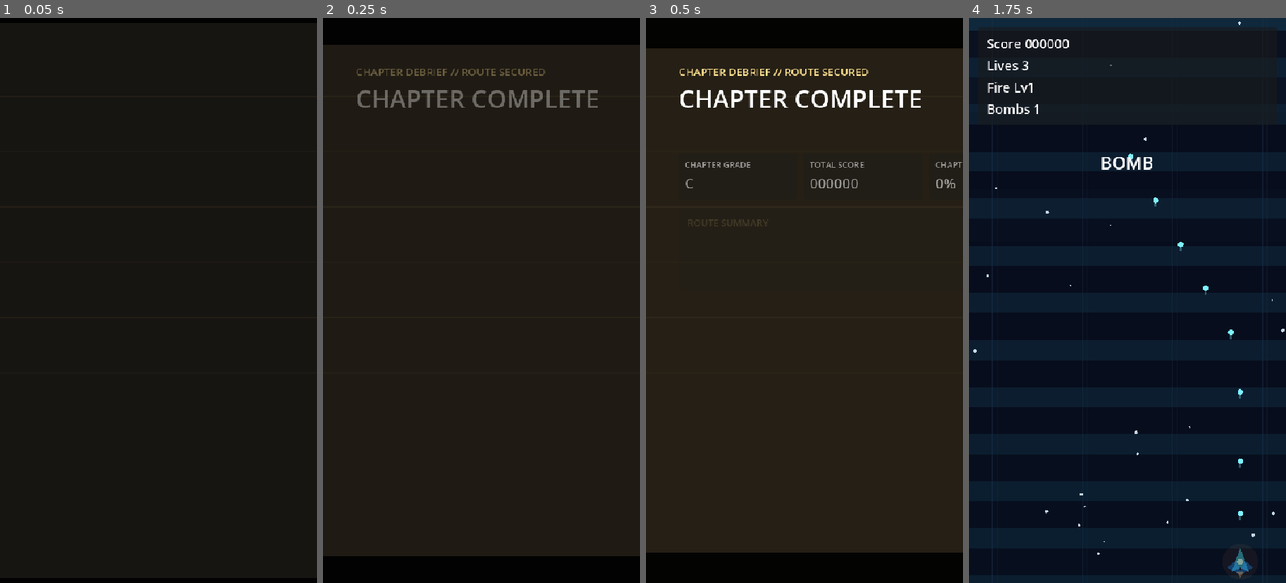
Above: before the commit, frames 1-4 (left to right).
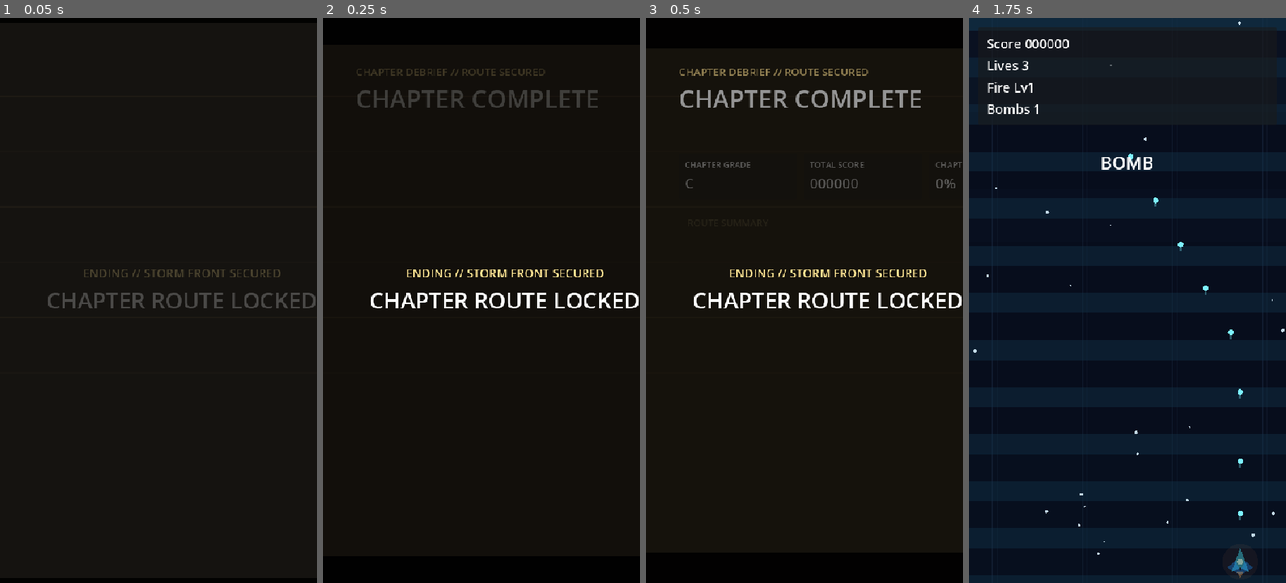
Above: after the commit, the same moments.

Repository: Drew-Z/raiden-prototype
Game: Godot game, scene res://scenes/ui/ChapterOutro.tscn
Same seed, same stepped clock (60 frames per second), same inputs: the game is played once before the commit and once after it. This scene is started directly instead of the project's main scene.
Inputs (mouse positions are in pixels of both pictures, inside the frame that each line leads up to):
- Up to frame 1 (0.05 s): no input
- Up to frame 2 (0.25 s): no input
- Up to frame 3 (0.5 s): no input
- Up to frame 4 (1.75 s): tap Enter (ui_accept) at 0.5, 0.77, 1.52 s; move the mouse to (1197, 272) at 0.52 s; hold Right (move_right) 0.53-1.28 s; tap Space (bomb) at 0.6 s; click (1197, 272) at 0.67 s; move the mouse to (1064, 328) at 1.27 s; hold Down (move_down) from 1.28 s (still down); tap Shift at 1.35 s

The runs differ from the first frame. In frame 1, 1.2% of the frame differs, in the area x 15-100%, y 44-52%; in frame 2, 2.6%; in frame 3, 3.2%, in the area x 10-100%, y 9-52%; in frame 4, nothing differs.

Commit message:
feat: deepen storm route sync

Diff:
--- a/scripts/game/game_stage2.gd
+++ b/scripts/game/game_stage2.gd
@@ -794,6 +794,7 @@
 	_play_sfx("boss_phase")
 	_show_flash(Color(0.76, 0.9, 1.0), 0.1, 0.08)
 	hud.pulse_screen(Color(0.82, 0.94, 1.0, 0.08), 0.06)
+	_queue_support_wave(event)
 
 
 func _spawn_storm_strikes(lanes: Array, telegraph_time: float, active_time: float) -> void:
@@ -814,6 +815,20 @@
 				hud.pulse_screen(Color(0.82, 0.94, 1.0, 0.04), 0.04)
 		)
 		hazard_layer.call_deferred("add_child", sweep)
+
+
+func _queue_support_wave(event: Dictionary) -> void:
+	if not event.has("support_wave"):
+		return
+	var support_wave: Dictionary = event.get("support_wave", {})
+	if support_wave.is_empty():
+		return
+	var delay := float(event.get("support_delay", 0.0))
+	get_tree().create_timer(delay).timeout.connect(func() -> void:
+		if run_finished:
+			return
+		_spawn_wave(support_wave)
+	)
 
 
 func _on_pickup_collected(kind: String) -> void:
--- a/scripts/game/stage_data_v3.gd
+++ b/scripts/game/stage_data_v3.gd
@@ -245,14 +245,58 @@
 		{"time": 12.5, "type": "banner", "text": "SUPPRESSION FAN", "duration": 0.85, "detail": "Suppressor units spread a wide fan across the board. Pre-position before the cone closes.", "card_duration": 1.45, "card_color": Color(1.0, 0.78, 0.42)},
 		{"time": 13.8, "type": "pickup", "pickup_type": "power", "position": Vector2(playfield_size.x * 0.5, -26.0)},
 		{"time": 13.8, "type": "banner", "text": "WEAPON SUPPLY", "duration": 0.9, "detail": "Lock this power route before the mid-board pressure spikes.", "card_duration": 1.4, "card_color": Color(0.62, 0.94, 1.0)},
-		{"time": 16.1, "type": "storm_cross", "lanes": [108.0, 432.0], "rows": [438.0], "telegraph": 1.0, "active": 0.34, "banner": "STORM CROSS", "title": "STORM CROSS", "detail": "Vertical strikes and a lateral sweep are collapsing together. Commit to the center gap before the cross locks in.", "card_duration": 1.45},
+		{
+			"time": 16.1,
+			"type": "storm_cross",
+			"lanes": [108.0, 432.0],
+			"rows": [438.0],
+			"telegraph": 1.0,
+			"active": 0.34,
+			"banner": "STORM CROSS",
+			"title": "STORM CROSS",
+			"detail": "Vertical strikes and a lateral sweep are collapsing together. Commit to the center gap before the cross locks in.",
+			"card_duration": 1.45,
+			"support_delay": 0.24,
+			"support_wave": {
+				"formation": "suppressor_line",
+				"count": 2,
+				"start_x": 144.0,
+				"gap": 252.0,
+				"velocity": Vector2(0, 144),
+				"health": 34,
+				"fire_interval": 1.02,
+				"drop_chance": 0.0
+			}
+		},
 		{"time": 16.8, "type": "banner", "text": "SCREEN WALL", "duration": 0.9, "detail": "Second screener block inbound. Control space before the escorts stack on top.", "card_duration": 1.45, "card_color": Color(0.78, 0.92, 1.0)},
 		{"time": 20.8, "type": "banner", "text": "FINAL PRESSURE", "duration": 1.1, "detail": "Dashers and pincer fire will overlap here. Bomb routing is safer than late recovery.", "card_duration": 1.6, "card_color": Color(1.0, 0.78, 0.44)},
 		{"time": 22.8, "type": "banner", "text": "SNIPER CROSS", "duration": 0.85, "detail": "Late snipers are layering on top of the pincer lane. Clear one side before re-centering.", "card_duration": 1.45, "card_color": Color(1.0, 0.84, 0.52)},
 		{"time": 23.6, "type": "pickup", "pickup_type": "bomb", "position": Vector2(playfield_size.x * 0.5, -30.0)},
 		{"time": 23.6, "type": "banner", "text": "BOMB REFIT", "duration": 1.0, "detail": "Final bomb stock before boss entry. Cash it into a phase skip if the lane collapses.", "card_duration": 1.55, "card_color": Color(1.0, 0.72, 0.38)},
 		{"time": 25.6, "type": "banner", "text": "SUPPRESSION FAN", "duration": 0.85, "detail": "Late suppressors are pinning the board before the wall drop. Choose one side and break through.", "card_duration": 1.45, "card_color": Color(1.0, 0.78, 0.42)},
-		{"time": 27.0, "type": "storm_cross", "lanes": [124.0, 416.0], "rows": [332.0, 604.0], "telegraph": 0.96, "active": 0.34, "banner": "FINAL STORM", "title": "STORM CROSS", "detail": "Final crossfire before boss entry. Slide through one clean lane and save the rest of the board for the boss reset.", "card_duration": 1.5},
+		{
+			"time": 27.0,
+			"type": "storm_cross",
+			"lanes": [124.0, 416.0],
+			"rows": [332.0, 604.0],
+			"telegraph": 0.96,
+			"active": 0.34,
+			"banner": "FINAL STORM",
+			"title": "STORM CROSS",
+			"detail": "Final crossfire before boss entry. Slide through one clean lane and save the rest of the board for the boss reset.",
+			"card_duration": 1.5,
+			"support_delay": 0.18,
+			"support_wave": {
+				"formation": "sniper_line",
+				"count": 2,
+				"start_x": 150.0,
+				"gap": 240.0,
+				"velocity": Vector2(0, 150),
+				"health": 34,
+				"fire_interval": 0.96,
+				"drop_chance": 0.0
+			}
+		},
 		{"time": 28.0, "type": "banner", "text": "BOSS WARNING", "duration": 1.5}
 	]
 
--- a/scripts/ui/chapter_outro.gd
+++ b/scripts/ui/chapter_outro.gd
@@ -4,14 +4,16 @@
 var top_bar: ColorRect
 var bottom_bar: ColorRect
 var pulse_glow: ColorRect
+var ending_overlay: CanvasItem
 
 
 func _ready() -> void:
 	_build_ui()
 	_play_intro_motion()
 	_play_reveal_sequence()
+	_play_ending_overlay()
 	if RunState.is_autoplay():
-		get_tree().create_timer(0.7).timeout.connect(func() -> void:
+		get_tree().create_timer(0.9).timeout.connect(func() -> void:
 			get_tree().quit()
 		)
 
@@ -154,6 +156,9 @@
 		RunState.go_to_menu()
 	)
 	footer_row.add_child(menu_button)
+
+	ending_overlay = _build_ending_overlay()
+	add_child(ending_overlay)
 
 
 func _build_stat_card(title_text: String, value_text: String) -> Control:
@@ -254,6 +259,50 @@
 	return panel
 
 
+func _build_ending_overlay() -> CanvasItem:
+	var overlay := Control.new()
+	overlay.set_anchors_preset(Control.PRESET_FULL_RECT)
+
+	var backdrop := ColorRect.new()
+	backdrop.color = Color(0.0, 0.0, 0.0, 0.0)
+	backdrop.set_anchors_preset(Control.PRESET_FULL_RECT)
+	overlay.add_child(backdrop)
+
+	var center := CenterContainer.new()
+	center.set_anchors_preset(Control.PRESET_FULL_RECT)
+	overlay.add_child(center)
+
+	var panel := VBoxContainer.new()
+	panel.add_theme_constant_override("separation", 6)
+	panel.modulate.a = 0.0
+	center.add_child(panel)
+
+	var status := Label.new()
+	status.text = "ENDING // STORM FRONT SECURED"
+	status.horizontal_alignment = HORIZONTAL_ALIGNMENT_CENTER
+	status.add_theme_font_size_override("font_size", 20)
+	status.add_theme_color_override("font_color", Color(1.0, 0.9, 0.58))
+	panel.add_child(status)
+
+	var title := Label.new()
+	title.text = "CHAPTER ROUTE LOCKED"
+	title.horizontal_alignment = HORIZONTAL_ALIGNMENT_CENTER
+	title.add_theme_font_size_override("font_size", 38)
+	panel.add_child(title)
+
+	var subtitle := Label.new()
+	subtitle.text = RunState.get_chapter_outro_headline()
+	subtitle.horizontal_alignment = HORIZONTAL_ALIGNMENT_CENTER
+	subtitle.autowrap_mode = TextServer.AUTOWRAP_WORD_SMART
+	subtitle.custom_minimum_size = Vector2(620, 0)
+	subtitle.add_theme_font_size_override("font_size", 20)
+	panel.add_child(subtitle)
+
+	overlay.set_meta("backdrop", backdrop)
+	overlay.set_meta("panel", panel)
+	return overlay
+
+
 func _register_reveal(item: CanvasItem) -> void:
 	item.modulate.a = 0.0
 	reveal_nodes.append(item)
@@ -273,6 +322,24 @@
 	var pulse_tween := create_tween().set_loops()
 	pulse_tween.tween_property(pulse_glow, "color:a", 0.16, 0.45)
 	pulse_tween.tween_property(pulse_glow, "color:a", 0.06, 0.6)
+
+
+func _play_ending_overlay() -> void:
+	if not is_instance_valid(ending_overlay):
+		return
+	var backdrop: ColorRect = ending_overlay.get_meta("backdrop")
+	var panel: CanvasItem = ending_overlay.get_meta("panel")
+	if RunState.is_autoplay():
+		backdrop.color.a = 0.18
+		panel.modulate.a = 1.0
+		return
+
+	var tween := create_tween()
+	tween.tween_property(backdrop, "color:a", 0.42, 0.22)
+	tween.parallel().tween_property(panel, "modulate:a", 1.0, 0.22)
+	tween.tween_interval(0.55)
+	tween.tween_property(panel, "modulate:a", 0.0, 0.24)
+	tween.parallel().tween_property(backdrop, "color:a", 0.0, 0.24)
 
 
 func _play_reveal_sequence() -> void:
Not shown, changed: README.md
Not shown, changed: docs/development.md
Not shown, changed: docs/progress.md
